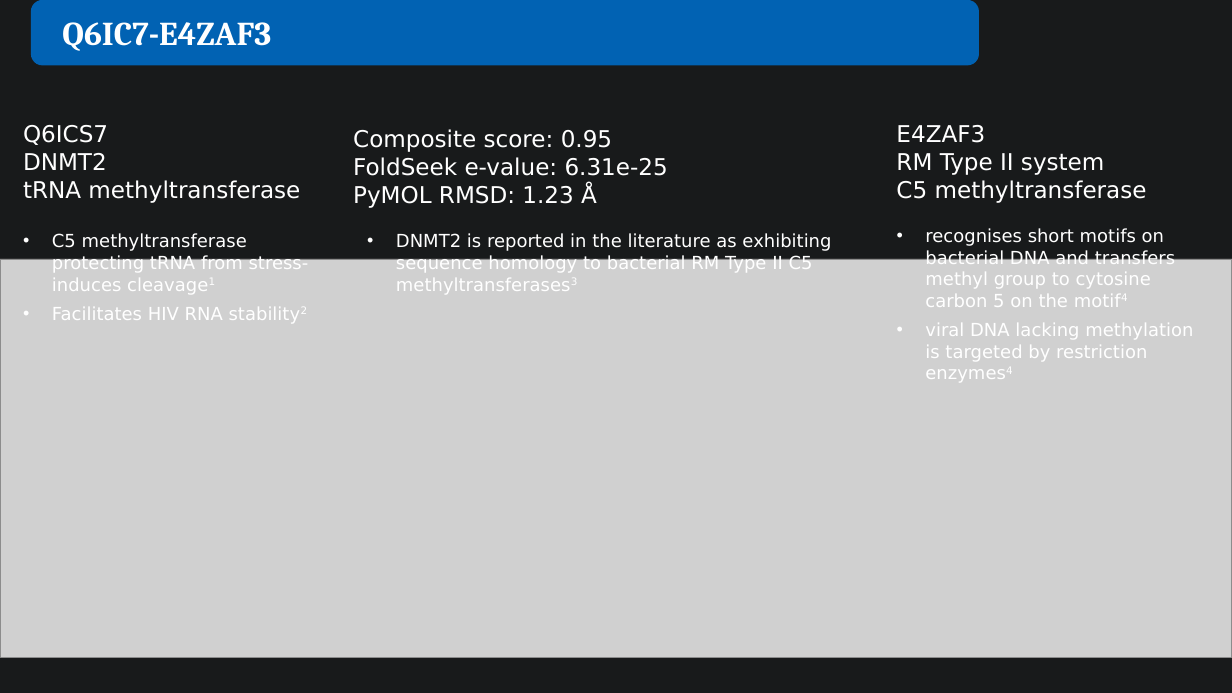
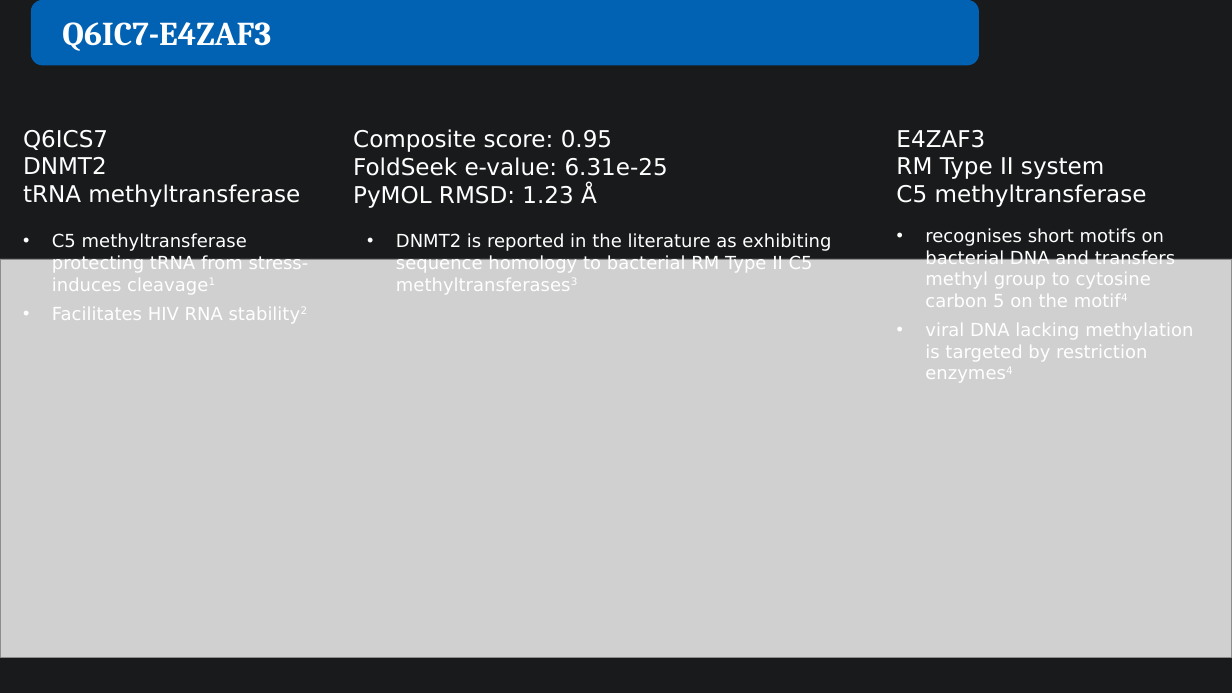
Before and after one commit to juliandeanmoran/BISSH, a slide deck: slide 12 of reports/2026-08-28_projectUpdate_3/2026-08-28_projectUpdate_3_jmoran.pptx. Drawn at 1232x693 pixels with LibreOffice and Linux fonts; fonts in the diff are those of the drawing; grey boxes stand for pictures. Boxes give left, top, right and bottom in pixels: in the first picture for what was removed or moved away, otherwise in the second. Text is boxed around its words. In the diff, an @@ line names an element or a change of style, - is before the commit and + after.

```diff
--- a/reports/2026-08-28_projectUpdate_3/2026-08-28_projectUpdate_3_jmoran.pptx
+++ b/reports/2026-08-28_projectUpdate_3/2026-08-28_projectUpdate_3_jmoran.pptx
@@ text "Q6ICS7": place and size @@
-text "Q6ICS7" at [23,125,300,203]
+text "Q6ICS7" at [23,130,300,207]
@@ text "E4ZAF3": place and size @@
-text "E4ZAF3" at [896,125,1147,203]
+text "E4ZAF3" at [896,130,1147,207]
```
Also in this commit, not shown: 1 other slide changed, 1 slide added, 1 slide removed, 1 other file.
